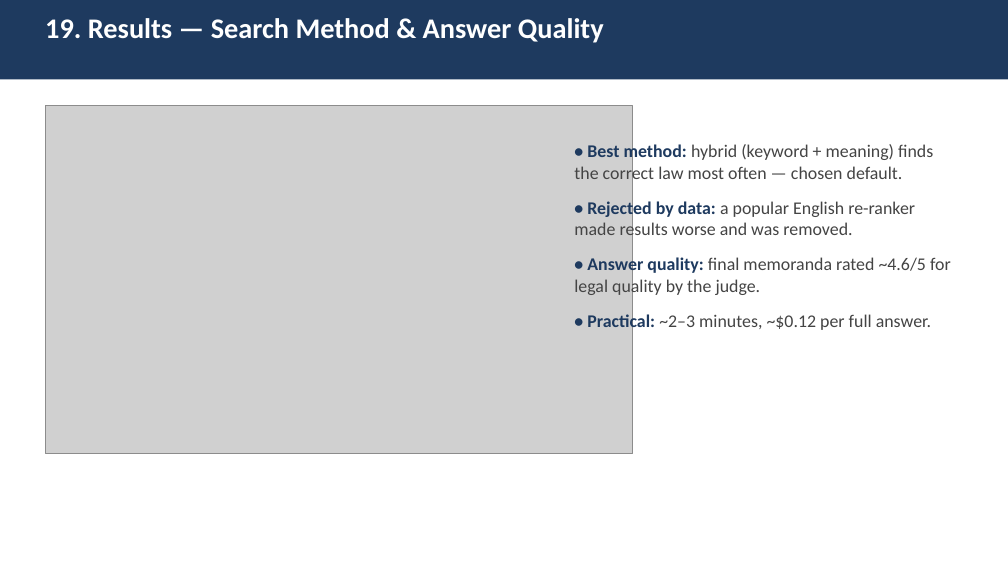
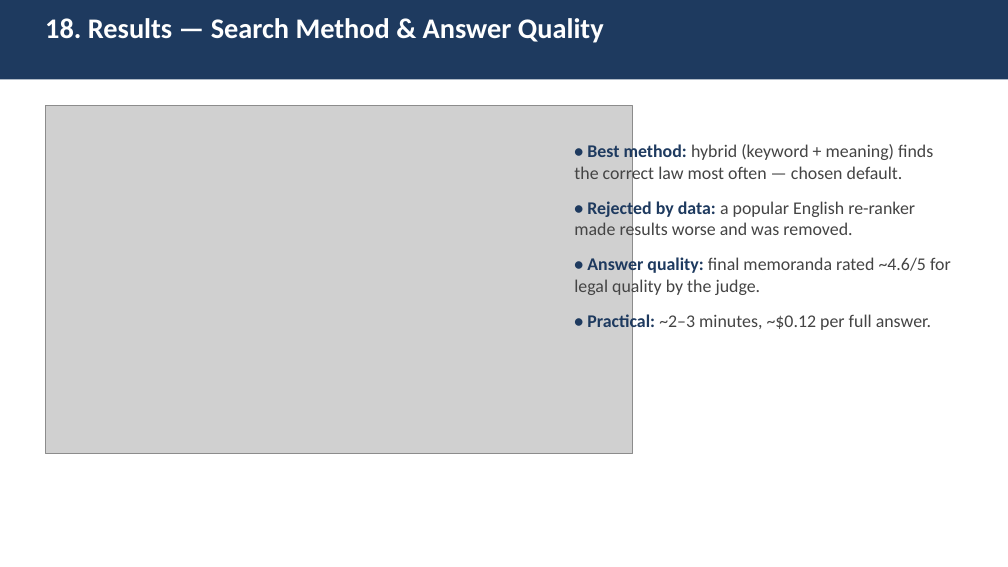
Before and after one commit to MohamadELOssman/legal_ai_agent, a slide deck: slide 21 of Legal_AI_Academic_Presentation.pptx (slide 22 before the commit). Drawn at 1008x567 pixels with LibreOffice and Linux fonts; fonts in the diff are those of the drawing; grey boxes stand for pictures. Boxes give left, top, right and bottom in pixels: in the first picture for what was removed or moved away, otherwise in the second. Text is boxed around its words. In the diff, an @@ line names an element or a change of style, - is before the commit and + after.

```diff
--- a/Legal_AI_Academic_Presentation.pptx
+++ b/Legal_AI_Academic_Presentation.pptx
@@ text at (x1=45, y1=18, x2=604, y2=43): text changed @@
-19. Results — Search Method & Answer Quality
+18. Results — Search Method & Answer Quality
```
Also in this commit, not shown: 7 other slides changed, 1 slide removed, 1 other file.
